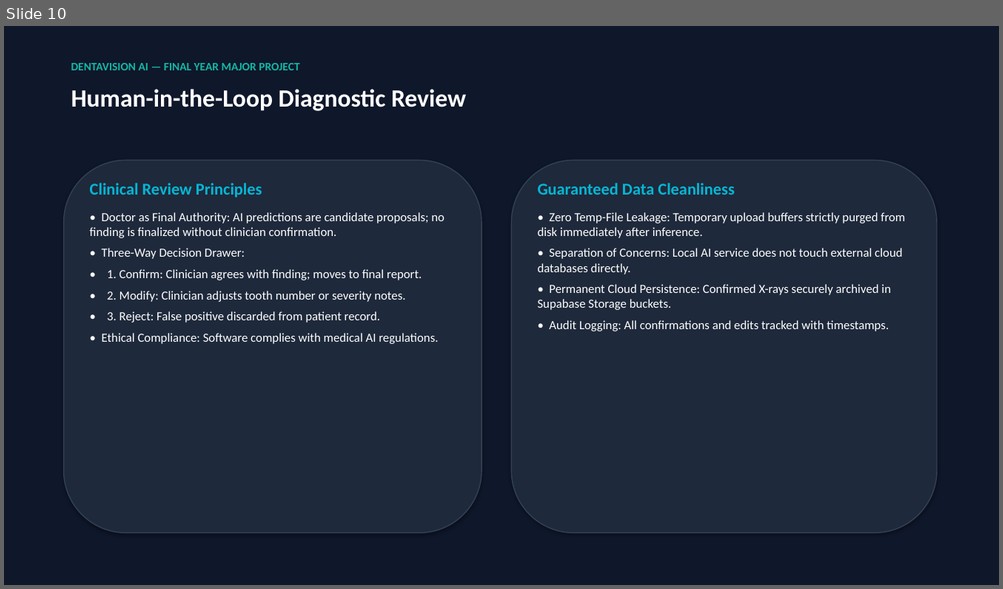
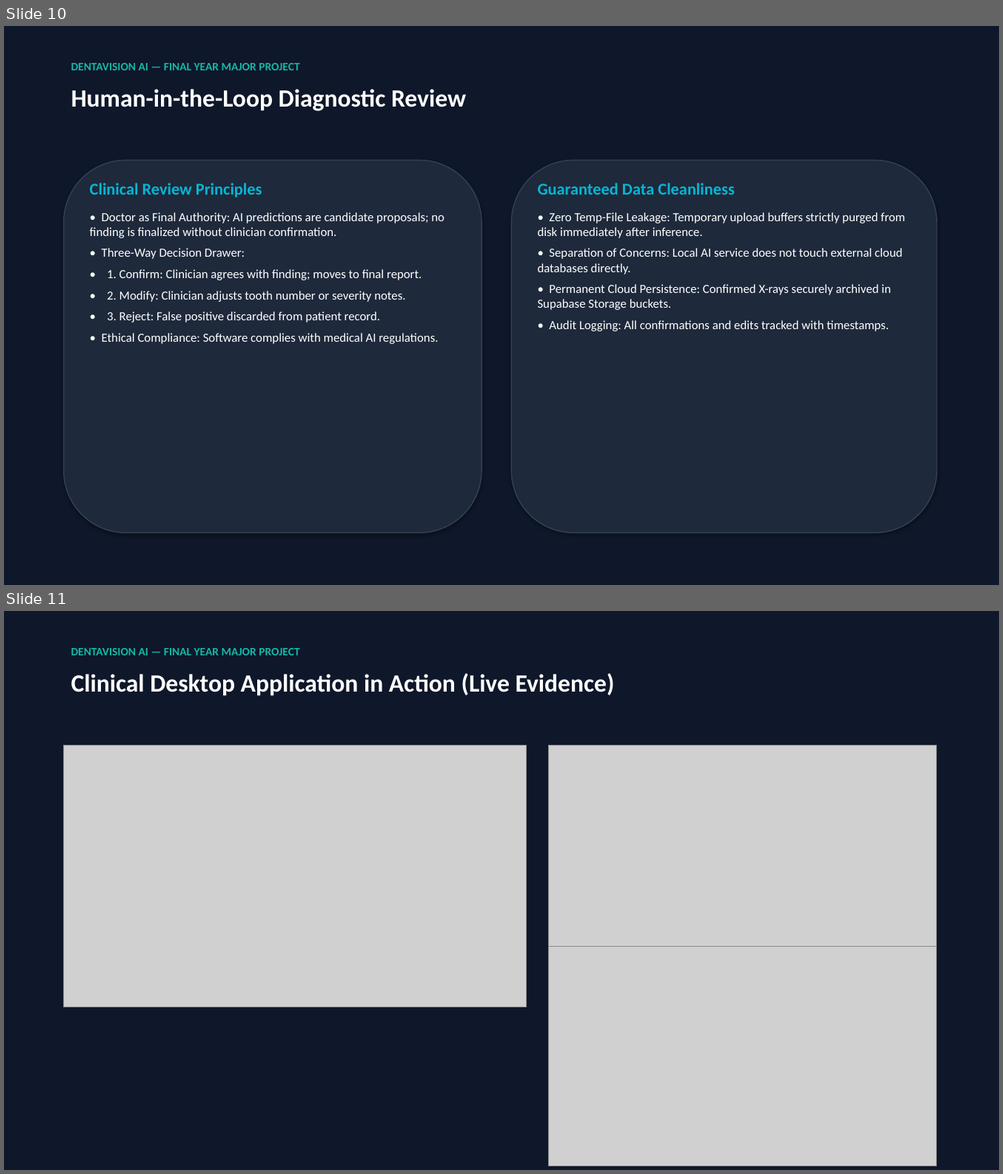
Before and after one commit to noaman10a/DentaVision-AI, a slide deck: docs/presentation/DentaVision_AI_Final_Presentation.pptx. Shown one above the other, each under a label of ours: slide 10 before the commit, slides 10 and 11 after it. The pictures are 1003x589 and 1003x1174 pixels, drawn with LibreOffice and Linux fonts; fonts in the diff are those of the drawing; grey boxes stand for pictures. Boxes give left, top, right and bottom in pixels: in the first picture for what was removed or moved away, otherwise in the second. Text is boxed around its words. In the diff, an @@ line names an element or a change of style, - is before the commit and + after.

Commit message:
feat(presentation): capture genuine E2E desktop screenshots, lock final model in FINAL_MODEL_SELECTION.md, and embed live evidence in presentation

```diff
--- a/docs/presentation/DentaVision_AI_Final_Presentation.pptx
+++ b/docs/presentation/DentaVision_AI_Final_Presentation.pptx
@@ slide 11 added at <box>4,611,999,1170</box>, background #FFFFFF @@
@@ rectangle added at <box>4,611,999,1170</box>, fill #0F172A, outline #0F172A 0.75 pt @@
@@ text added at <box>71,648,299,655</box>, 11 pt, text #14B8A6, bold @@
+DENTAVISION AI — FINAL YEAR MAJOR PROJECT
@@ text added at <box>71,673,614,696</box>, 24 pt, text #FFFFFF, bold @@
+Clinical Desktop Application in Action (Live Evidence)
@@ picture added at <box>64,745,526,1007</box> @@
@@ picture added at <box>549,745,936,965</box> @@
@@ picture added at <box>549,947,936,1166</box> @@
```
Also in this commit, not shown: 2 slides changed, 12 other files.
